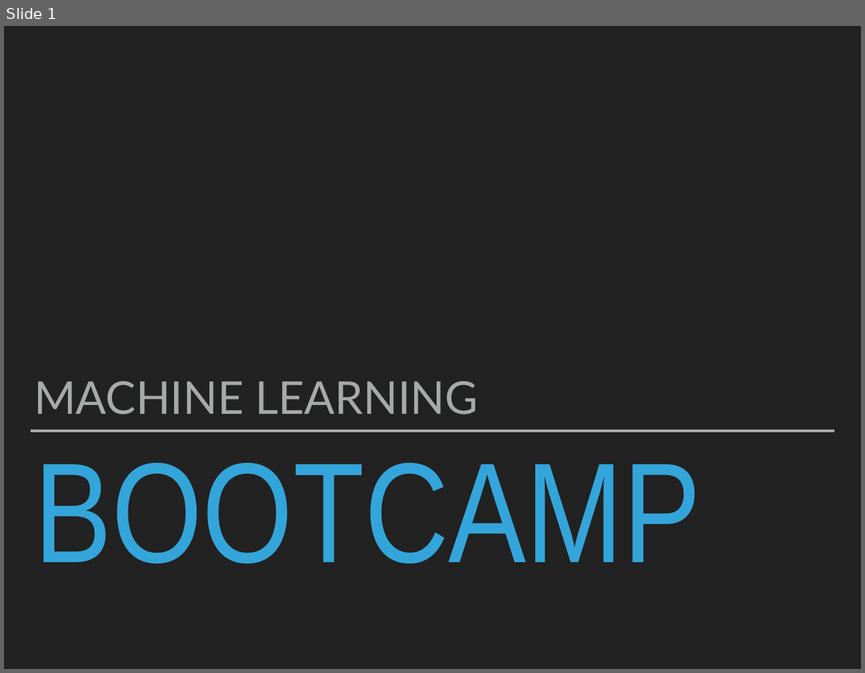
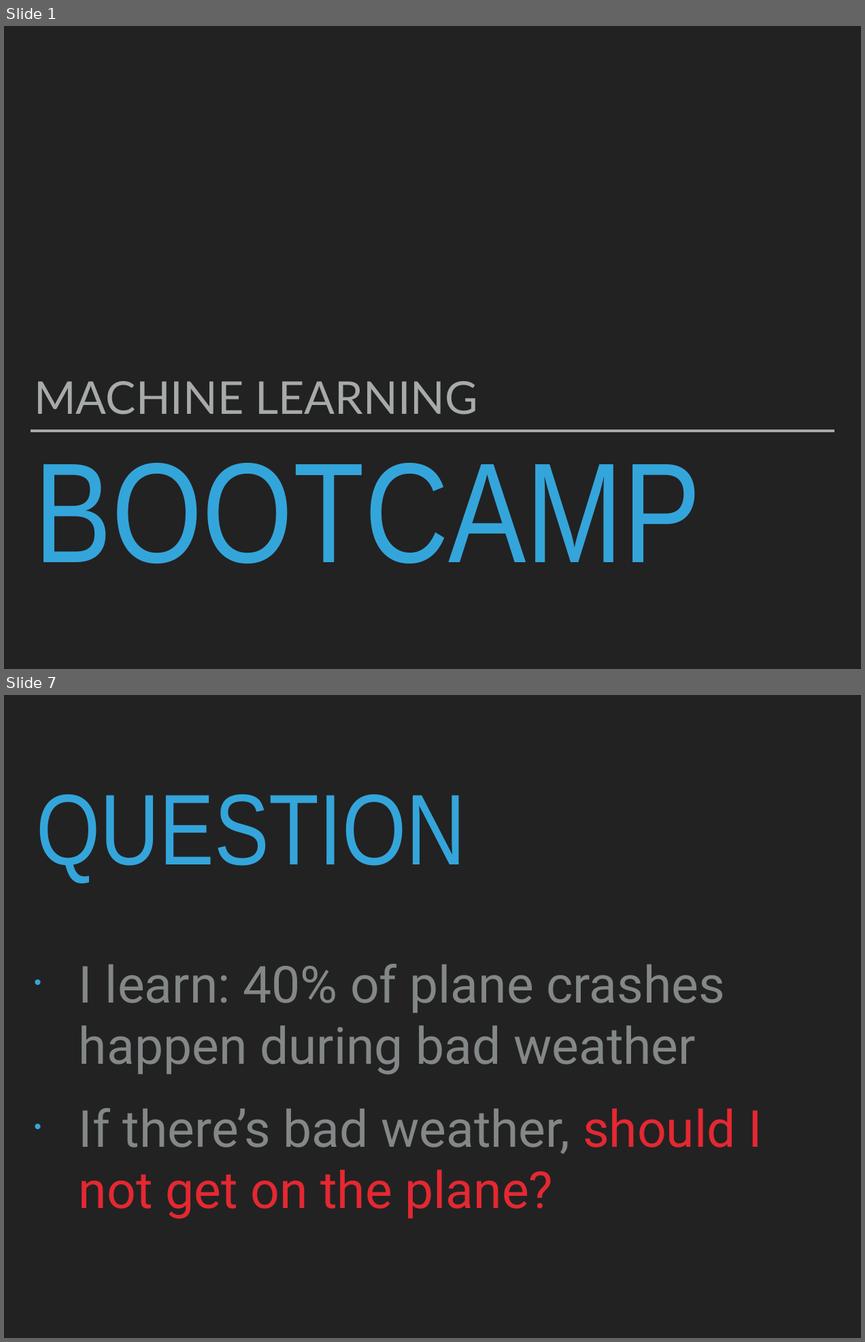
Before and after one commit to patricks1/noble-machine-learning, a slide deck: Session5/Session5_Slides.pptx. Shown one above the other, each under a label of ours: slide 1 before the commit, slides 1 and 7 after it; the slides between them are not shown. The pictures are 865x673 and 865x1342 pixels, drawn with LibreOffice and Linux fonts; fonts in the diff are those of the drawing. Boxes give left, top, right and bottom in pixels: in the first picture for what was removed or moved away, otherwise in the second. Text is boxed around its words. In the diff, an @@ line names an element or a change of style, - is before the commit and + after.

```diff
--- a/Session5/Session5_Slides.pptx
+++ b/Session5/Session5_Slides.pptx
@@ slide 7 added at (x1=4, y1=695, x2=861, y2=1338), background #222222 @@
@@ title added at (x1=36, y1=794, x2=466, y2=883), 120 pt, text #34A5DA @@
+QUESTION
@@ text added at (x1=79, y1=964, x2=762, y2=1219), 61 pt, text #838787 @@
+• I learn: 40% of plane crashes happen during bad weather
+• If there’s bad weather, should I not get on the plane?
```
Also in this commit, not shown: 1 slide changed, 51 other slides added, 43 slides removed, 8 other files.
